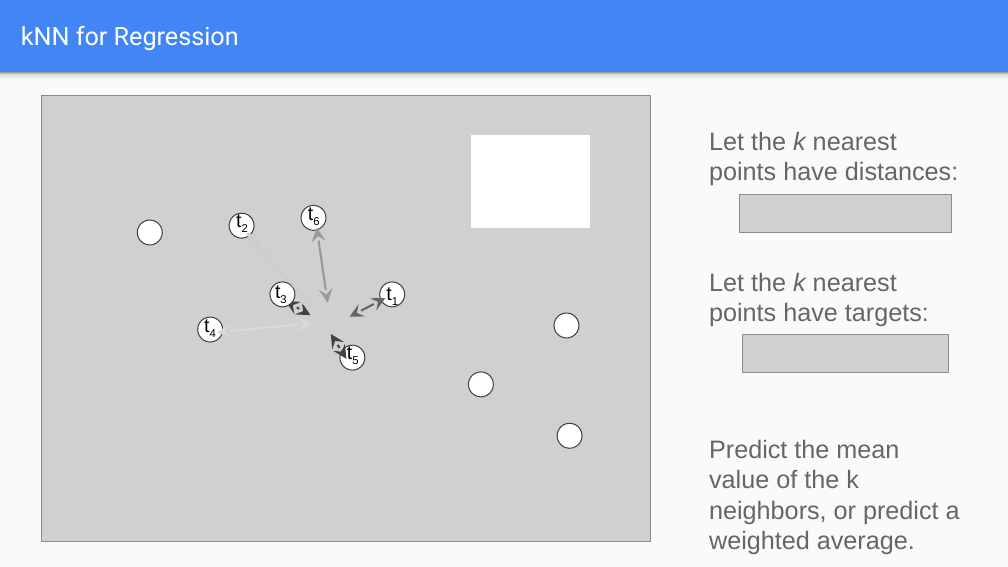
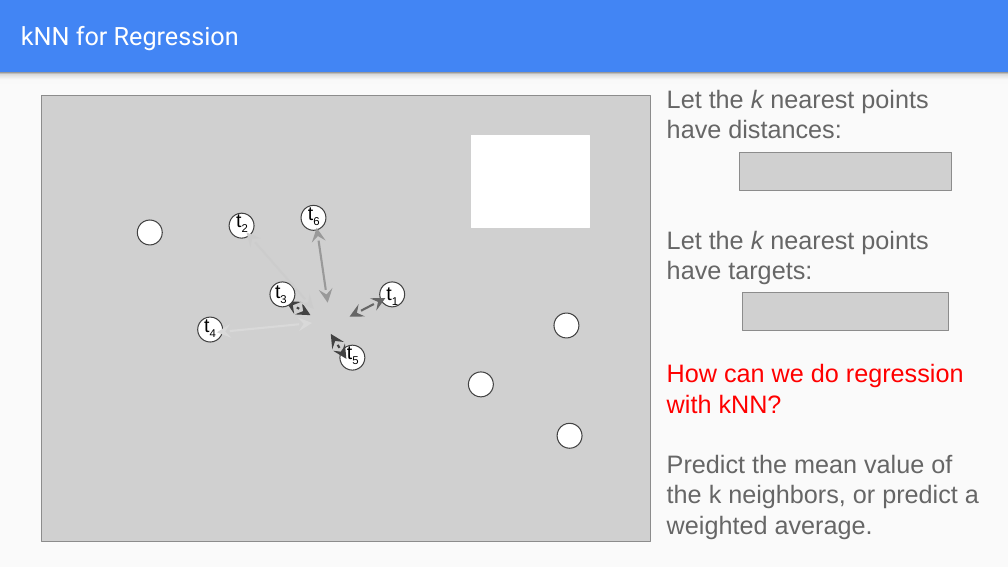
Before and after one commit to wmarshall484/DSI_LECTURES_2, a slide deck: slide 13 of non-parametric-learners/ryan_henning/kNN & Decision Trees.pptx. Drawn at 1008x567 pixels with LibreOffice and Linux fonts; fonts in the diff are those of the drawing; grey boxes stand for pictures. Boxes give left, top, right and bottom in pixels: in the first picture for what was removed or moved away, otherwise in the second. Text is boxed around its words. In the diff, an @@ line names an element or a change of style, - is before the commit and + after.

```diff
--- a/non-parametric-learners/ryan_henning/kNN & Decision Trees.pptx
+++ b/non-parametric-learners/ryan_henning/kNN & Decision Trees.pptx
@@ text "Let the k nearest points ..." rewrapped from (709,132,958,185) to (667,90,928,138) @@
@@ picture: place and size @@
-picture at (740,195,953,233)
+picture at (740,152,953,191)
@@ text "Let the k nearest points ..." rewrapped from (709,273,929,326) to (667,231,928,284) @@
@@ picture: place and size @@
-picture at (743,335,950,373)
+picture at (743,293,950,332)
@@ text "How can we do regression ...": place and size @@
-text "How can we do regression ..." at (709,440,960,554)
+text "How can we do regression ..." at (667,363,979,539)
@@ text at (667,363,964,414): paragraph added @@
+How can we do regression with kNN?
```
Also in this commit, not shown: 3 other slides changed, 4 other files.
